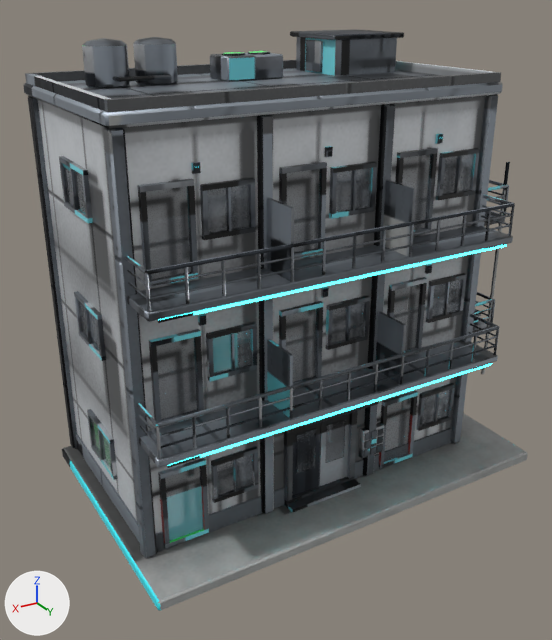
Two versions of the FBX model modelos/planeta_humano/apartamento_bloque/apartamento_bloque.fbx, one commit apart.
The view is the same before and after, from a camera (50 mm lens) standing at (14.2, 22.2, 17.4) and looking at (1.0, 0.2, 6.4). The lights are fixed; the arrows at lower left show +X, +Y and +Z. The older version comes first. Vertices at exactly the same position are counted once.

In view in the first picture: 'apartamento_bloque', 'apartamento_bloque_cristal', 'apartamento_bloque_neon', 'apartamento_bloque_puerta_der', 'apartamento_bloque_puerta_izq' and 1 more.
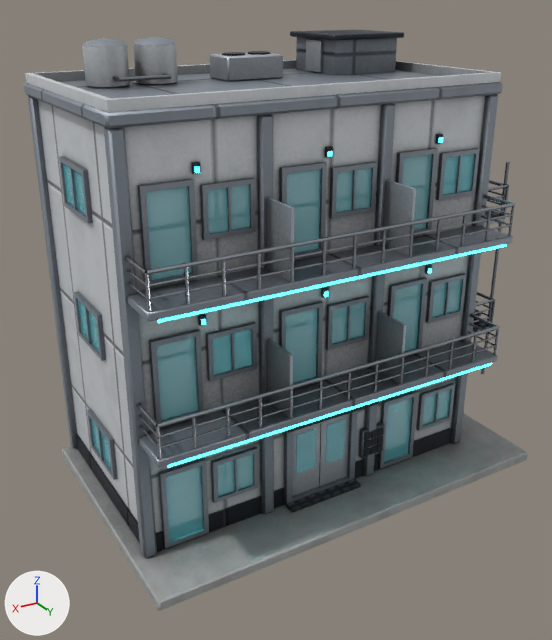
Where the change shows, as pixel boxes [x1, y1, x2, y2] in the pictures (552 x 640 px):
part 1 of me_apartamento_bloque_neon, surface changed: [157, 138, 507, 468] in both
part 2 of me_apartamento_bloque, added: after [156, 426, 161, 459]
part 3 of me_apartamento_bloque, added: after [147, 274, 151, 312]
part 4 of me_apartamento_bloque, reshaped: before [192, 55, 495, 449]; after [27, 54, 505, 530]
part 5 of me_apartamento_bloque, surface changed: [23, 35, 515, 610] in both
part 6 of me_apartamento_bloque_puerta_izq, surface changed (black to grey): [292, 423, 321, 496] in both
part 7 of me_apartamento_bloque_cristal, surface changed: [63, 154, 475, 541] in both
part 8 of me_apartamento_bloque_puerta_der, surface changed: [319, 413, 350, 486] in both

The edits, one by one:
me_apartamento_bloque_neon has 88 vertices, 66 faces and spans x -5.8..7.2, y 2.81..4.49, z 3.58..12.94.
me_apartamento_bloque_neon is used by ob_apartamento_bloque_neon; location (0.0, 0.0, 0.0).
me_apartamento_bloque_neon part 1: texture (UV) coordinates of 66 of 66 faces, centred in x -5.8..7.2, y 2.81..4.49, z 3.58..12.94, changed; they spanned u 0.64..0.98, v 0.01..0.98 and now span u 0.41..0.98, v 0.02..0.99.
me_apartamento_bloque_puerta_izq has 8 vertices, 6 faces and spans x 0.72..1.96, y 2.73..2.87, z 0.62..3.54.
me_apartamento_bloque_puerta_izq is used by ob_apartamento_bloque_puerta_izq; location (0.0, 0.0, 0.0).
me_apartamento_bloque_puerta_izq part 6: texture (UV) coordinates of 6 of 6 faces, centred in x 0.72..1.96, y 2.73..2.87, z 0.62..3.54, changed; they spanned u 0.53..0.98, v 0.43..0.95 and now span u 0.09..0.79, v 0.66..0.98.
me_apartamento_bloque_cristal has 240 vertices, 180 faces and spans x -5.47..7.48, y -4.88..2.92, z 0.66..12.45.
me_apartamento_bloque_cristal is used by ob_apartamento_bloque_cristal; location (0.0, 0.0, 0.0).
me_apartamento_bloque_cristal part 7: texture (UV) coordinates of 180 of 180 faces, centred in x -5.47..7.48, y -4.88..2.92, z 0.66..12.45, changed; they spanned u 0.0..0.98, v 0.0..0.98 and now span u 0.0..0.97, v 0.06..0.98.
me_apartamento_bloque_puerta_der has 8 vertices, 6 faces and spans x -0.56..0.68, y 2.73..2.87, z 0.62..3.54.
me_apartamento_bloque_puerta_der is used by ob_apartamento_bloque_puerta_der; location (0.0, 0.0, 0.0).
me_apartamento_bloque_puerta_der part 8: texture (UV) coordinates of 6 of 6 faces, centred in x -0.56..0.68, y 2.73..2.87, z 0.62..3.54, changed; they spanned u 0.5..0.98, v 0.42..0.95 and now span u 0.1..0.78, v 0.66..0.98.
me_apartamento_bloque is used by ob_apartamento_bloque; location (0.0, 0.0, 0.0).
me_apartamento_bloque had 3182 vertices, 3175 faces and spanned x -8.0..8.0, y -5.1..5.0, z 0.0..16.1.
me_apartamento_bloque now has 3328 vertices, 3233 faces and spans x -8.0..8.0, y -5.1..5.0, z 0.0..16.1.
me_apartamento_bloque part 2: a new loose piece, a 6-sided cylinder along z spanning x 7.356..7.443, y 4.35..4.45, z 5.001..6.101, in mat_apartamento_bloque_mat.
me_apartamento_bloque part 3: a new loose piece, a 6-sided cylinder along z spanning x 7.356..7.442, y 4.35..4.45, z 9.6..10.7, in mat_apartamento_bloque_mat.
me_apartamento_bloque part 4: 34 vertices moved within x -7.9..6.3, y -4.4..4.4, z 0.5..10.7; 60 vertices removed from x -7.9..7.4, y -4.3..4.5, z 0.5..15.4; 158 vertices added at x -7.9..7.6, y -4.9..4.5, z 0.5..15.4.
me_apartamento_bloque part 5: 2486 kept faces spanning x -8.0..8.0, y -5.1..5.0, z 0.0..16.1 get new texture (UV) coordinates.
Other edits to the shape of me_apartamento_bloque do not show in these pictures.
